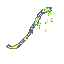
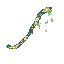
Two versions of the same layered image (64 × 64). Layer-by-layer changes:
painted on "Paint Layer 1" over [6, 7, 53, 49]
